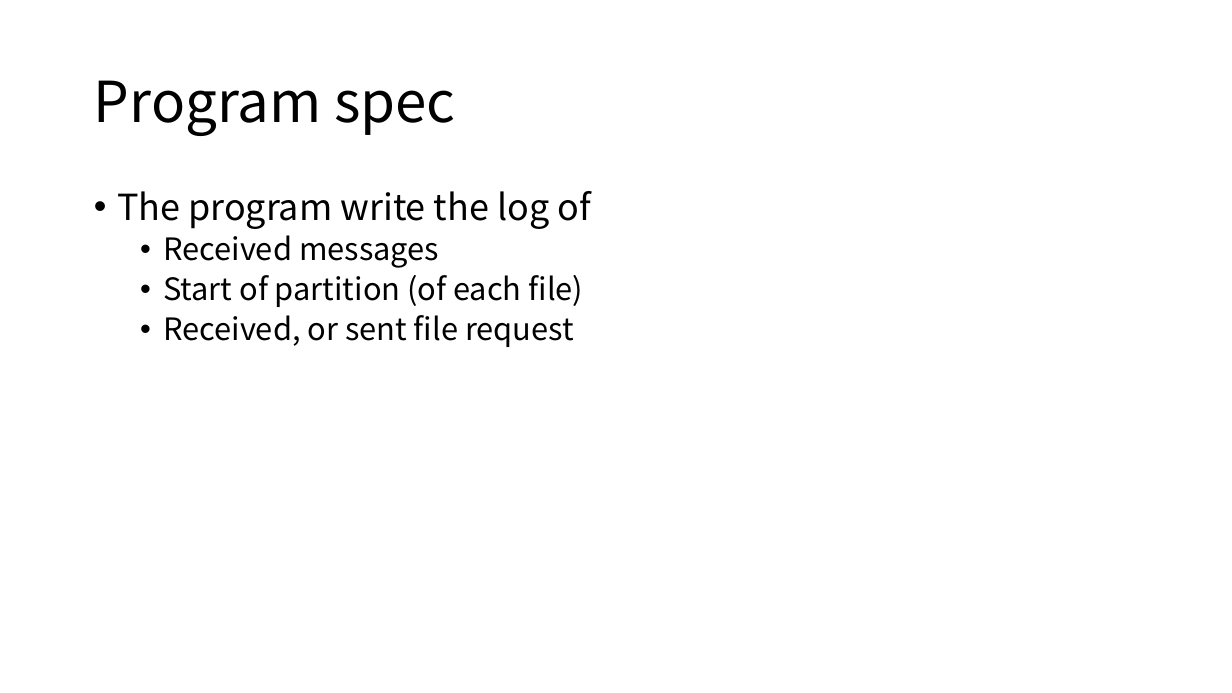
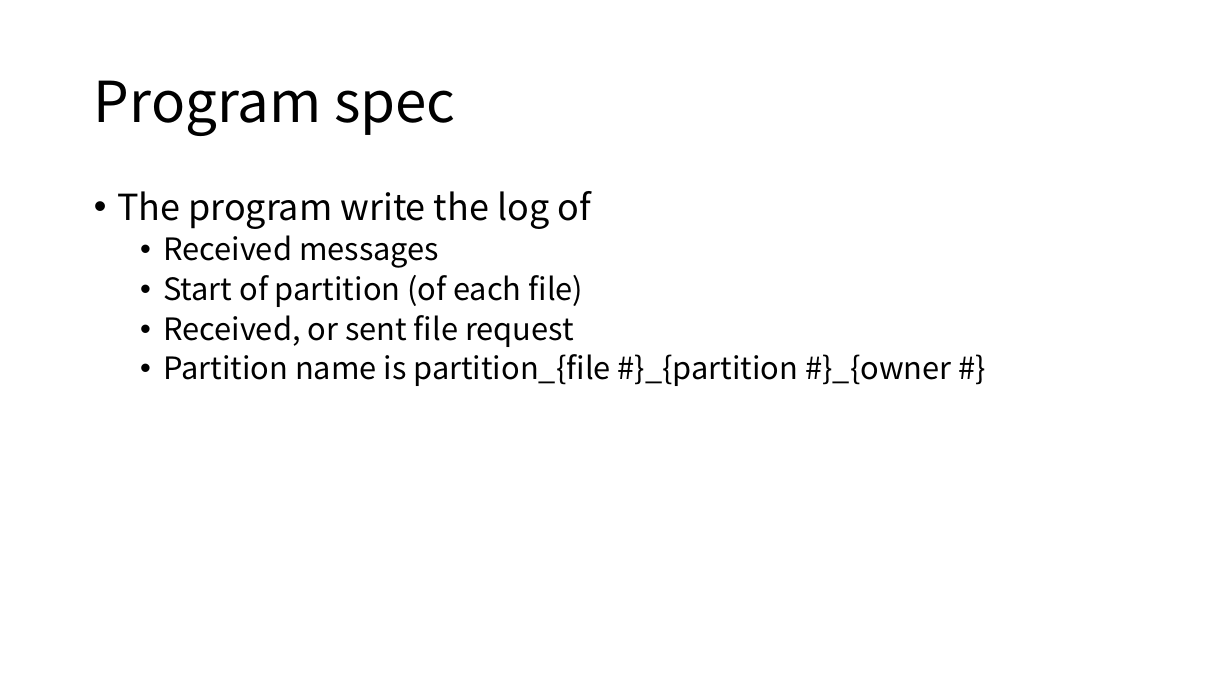
Before and after one commit to Eyebrowmoon/CS490, a slide deck: slide 35 of project.pptx. Drawn at 1232x693 pixels with LibreOffice and Linux fonts; fonts in the diff are those of the drawing. Boxes give left, top, right and bottom in pixels: in the first picture for what was removed or moved away, otherwise in the second. Text is boxed around its words. In the diff, an @@ line names an element or a change of style, - is before the commit and + after.

```diff
--- a/project.pptx
+++ b/project.pptx
@@ text at (163,354,951,386): paragraph added @@
+  • Partition name is partition_{file #}_{partition #}_{owner #}
```
Also in this commit, not shown: 5 slides added, 1 other file.
